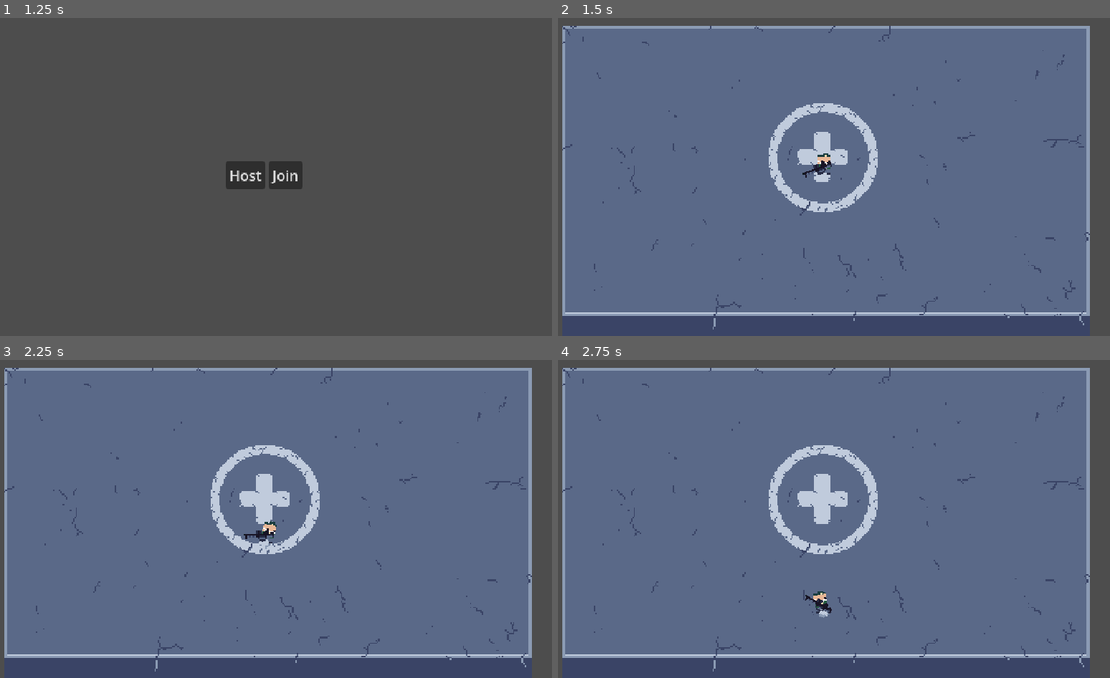
Above: before the commit, frames 1-4 (two rows, left to right).
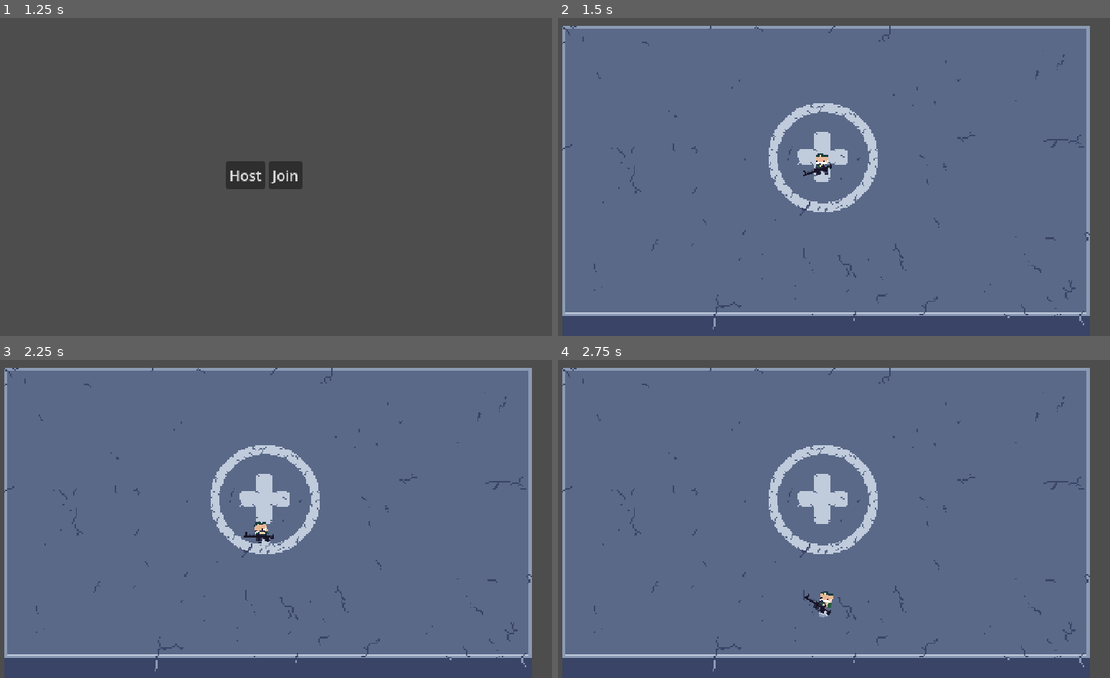
Above: after the commit, the same moments.

Repository: noahpete/zombies
Game: Godot game, scene res://scenes/ui/main_menu/main_menu.tscn
The game is run twice, just before and just after one commit, with the same random seed, the same clock (stepped at 60 frames per second) and the same inputs.
Inputs (mouse positions are in pixels of both pictures, inside the frame that each line leads up to):
- Up to frame 1 (1.25 s): tap Enter at 0.5 s; move the mouse to (391, 157) at 0.52 s; press the mouse at (391, 157) at 0.53 s; hold D (right) from 0.53 s (still down)
- Up to frame 2 (1.5 s): release D (right) at 1.25 s; release the mouse at (949, 157) at 1.25 s; click "Host" at 1.25 s
- Up to frame 3 (2.25 s): tap Space at 2 s; move the mouse to (149, 531) at 2.02 s; hold S (down) from 2.03 s (still down); tap I at 2.1 s
- Up to frame 4 (2.75 s): keep holding S (down)

Frame 1 is identical in both runs. In frame 2, 0.2% of the frame differs, in the area x 44-50%, y 42-51%; in frame 3, 0.2%, in the area x 44-51%, y 50-58%; in frame 4, 0.2%.

Commit message:
Correct weapon rotation

Diff:
--- a/scenes/entities/player/player.gd
+++ b/scenes/entities/player/player.gd
@@ -13,7 +13,7 @@
 @onready var health_component: HealthComponent = $HealthComponent
 @onready var animation_tree: AnimationTree = $AnimationTree
 @onready var visuals: Node2D = $Visuals
-@onready var weapon_root: Node2D = $WeaponRoot
+@onready var weapon_root: Node2D = $Visuals/WeaponRoot
 
 
 static func create(peer_id: int) -> Player:
@@ -29,8 +29,7 @@
 
 
 func _process(delta: float) -> void:
-	var aim_position = weapon_root.global_position + player_input_synchronizer_component.aim_vector
-	weapon_root.look_at(aim_position)
+	_update_aim_position()
 
 	var movement_vector: Vector2 = player_input_synchronizer_component.movement_vector
 
@@ -41,9 +40,6 @@
 		target_blend,
 		BLEND_SPEED * delta,
 	)
-
-	if movement_vector.x != 0:
-		visuals.scale.x = -1 if movement_vector.x < 0 else 1
 
 	_multiplayer_authority_process(delta)
 
@@ -59,6 +55,13 @@
 	move_and_slide()
 
 
+func _update_aim_position() -> void:
+	var aim_vector: Vector2 = player_input_synchronizer_component.aim_vector
+	var aim_position: Vector2 = weapon_root.global_position + aim_vector
+	visuals.scale.x = 1 if aim_vector.x >= 0 else -1
+	weapon_root.look_at(aim_position)
+
+
 func _on_died() -> void:
 	Log.info("Player died", multiplayer)
 
--- a/scenes/entities/player/player.tscn
+++ b/scenes/entities/player/player.tscn
@@ -22,7 +22,7 @@
 tracks/0/type = "value"
 tracks/0/imported = false
 tracks/0/enabled = true
-tracks/0/path = NodePath("Visuals/BodySprite2D:rotation")
+tracks/0/path = NodePath("Visuals/Body:rotation")
 tracks/0/interp = 1
 tracks/0/loop_wrap = true
 tracks/0/keys = {
@@ -34,7 +34,7 @@
 tracks/1/type = "value"
 tracks/1/imported = false
 tracks/1/enabled = true
-tracks/1/path = NodePath("Visuals/BodySprite2D:position")
+tracks/1/path = NodePath("Visuals/Body:position")
 tracks/1/interp = 1
 tracks/1/loop_wrap = true
 tracks/1/keys = {
@@ -52,7 +52,7 @@
 tracks/0/type = "value"
 tracks/0/imported = false
 tracks/0/enabled = true
-tracks/0/path = NodePath("Visuals/BodySprite2D:rotation")
+tracks/0/path = NodePath("Visuals/Body:rotation")
 tracks/0/interp = 2
 tracks/0/loop_wrap = true
 tracks/0/keys = {
@@ -64,7 +64,7 @@
 tracks/1/type = "value"
 tracks/1/imported = false
 tracks/1/enabled = true
-tracks/1/path = NodePath("Visuals/BodySprite2D:position")
+tracks/1/path = NodePath("Visuals/Body:position")
 tracks/1/interp = 2
 tracks/1/loop_wrap = true
 tracks/1/keys = {
@@ -137,7 +137,7 @@
 script = ExtResource("1_bjvvg")
 
 [node name="PlayerInputSynchronizerComponent" parent="." unique_id=1958831569 node_paths=PackedStringArray("_aim_root") instance=ExtResource("2_8akj5")]
-_aim_root = NodePath("../WeaponRoot")
+_aim_root = NodePath("../Visuals/WeaponRoot")
 
 [node name="MultiplayerSynchronizer" type="MultiplayerSynchronizer" parent="." unique_id=304615996]
 replication_config = SubResource("SceneReplicationConfig_lvxji")
@@ -166,15 +166,15 @@
 
 [node name="Visuals" type="Node2D" parent="." unique_id=992239067]
 
-[node name="BodySprite2D" type="Sprite2D" parent="Visuals" unique_id=1496906071]
+[node name="Body" type="Sprite2D" parent="Visuals" unique_id=1496906071]
 texture = ExtResource("4_1murt")
 centered = false
 offset = Vector2(-3, -12)
 
-[node name="WeaponRoot" type="Node2D" parent="." unique_id=166047572]
+[node name="WeaponRoot" type="Node2D" parent="Visuals" unique_id=166047572]
 position = Vector2(0, -4)
 
-[node name="WeaponSprite2D" type="Sprite2D" parent="WeaponRoot" unique_id=204071876]
+[node name="Weapon" type="Sprite2D" parent="Visuals/WeaponRoot" unique_id=204071876]
 texture = ExtResource("5_5sj0x")
 centered = false
 offset = Vector2(-5, -3)
